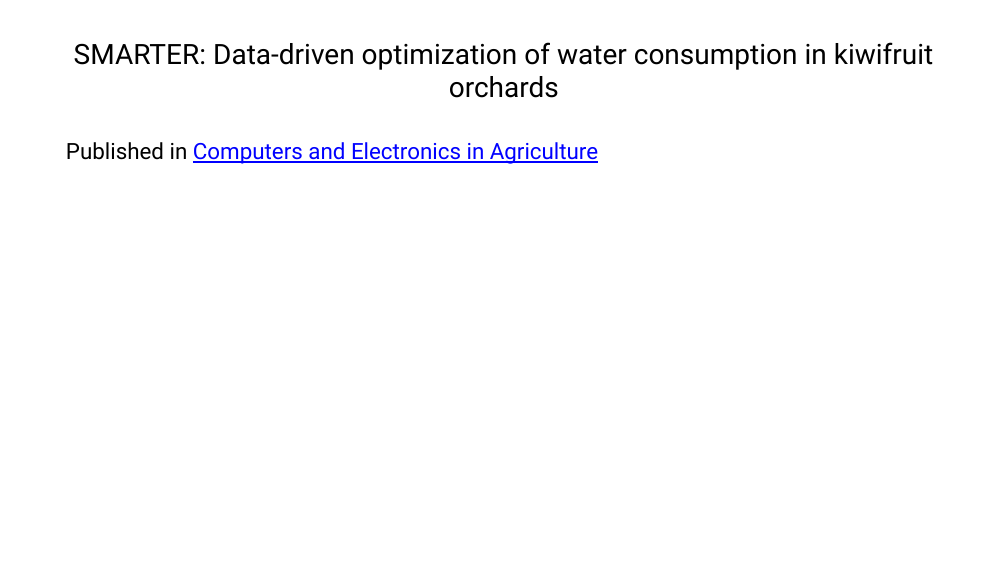
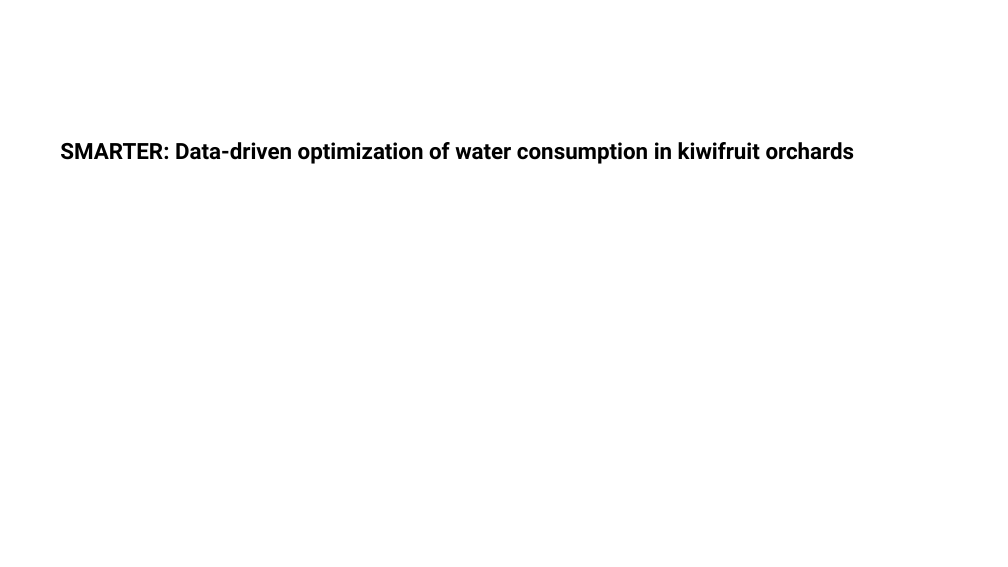
Before and after one commit to ManuelePasini/slides-markdown, a slide deck: slide 9 of 3rd_year_slides.pptx (slide 7 before the commit). Drawn at 1008x567 pixels with LibreOffice and Linux fonts; fonts in the diff are those of the drawing. Boxes give left, top, right and bottom in pixels: in the first picture for what was removed or moved away, otherwise in the second. Text is boxed around its words. In the diff, an @@ line names an element or a change of style, - is before the commit and + after.

```diff
--- a/3rd_year_slides.pptx
+++ b/3rd_year_slides.pptx
@@ text "SMARTER: Data-driven optimization of water ...": place and size @@
-text "SMARTER: Data-driven optimization of water ..." at [74, 42, 934, 98]
+text "SMARTER: Data-driven optimization of water ..." at [60, 142, 855, 164]
@@ text "SMARTER: Data-driven optimization of water ..." at [60, 142, 855, 164]: size 20 to 16 pt, bold on; alignment centre to left; more space between paragraphs; vertical alignment middle to top @@
@@ text removed at [66, 142, 598, 164] @@
-Published in Computers and Electronics in Agriculture
```
Also in this commit, not shown: 17 other slides changed, 5 slides added, 1 slide removed, 4 other files.
